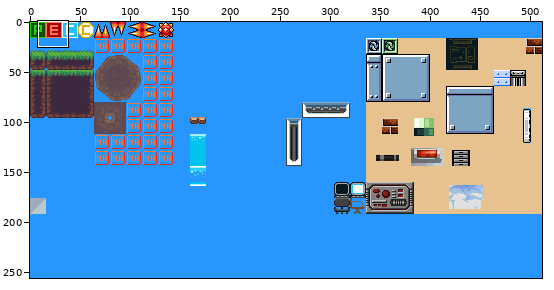
Two states of a sprite sheet, Mushketeers.gmx/GFX/tiles.png. The picture above shows the old version from afar; the outline marks the close-up.
Close-up. Old version:
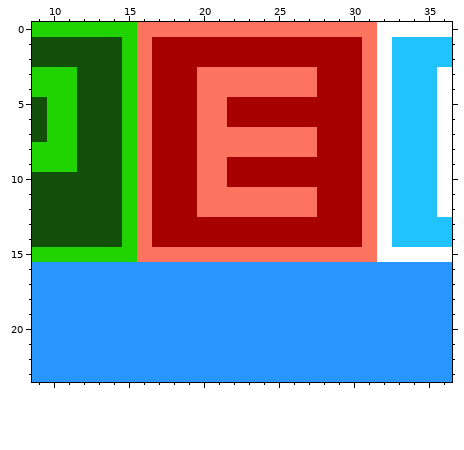
The file is 512x256 pixels. Colours within 5 levels of each other are drawn and written as one. Shown: x 9..36, y 0..23.
Now the later version:
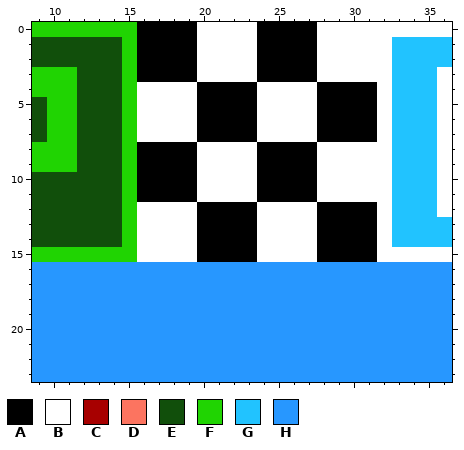
Palette (. is transparent): A #000000  B #ffffff  C #a70000  D #fc7460  E #114f0b  F #20d402  G #21c3ff  H #2797ff
Change:
y 0: x 16..31 DDDDDDDDDDDDDDDD -> AAAABBBBAAAABBBB
y 1..2: x 16..31 DCCCCCCCCCCCCCCD -> AAAABBBBAAAABBBB
y 3: x 16..31 DCCCDDDDDDDDCCCD -> AAAABBBBAAAABBBB
y 4: x 16..31 DCCCDDDDDDDDCCCD -> BBBBAAAABBBBAAAA
y 5..6: x 16..31 DCCCDDCCCCCCCCCD -> BBBBAAAABBBBAAAA
y 7: x 16..31 DCCCDDDDDDDDCCCD -> BBBBAAAABBBBAAAA
y 8: x 16..31 DCCCDDDDDDDDCCCD -> AAAABBBBAAAABBBB
y 9..10: x 16..31 DCCCDDCCCCCCCCCD -> AAAABBBBAAAABBBB
y 11: x 16..31 DCCCDDDDDDDDCCCD -> AAAABBBBAAAABBBB
y 12: x 16..31 DCCCDDDDDDDDCCCD -> BBBBAAAABBBBAAAA
y 13..14: x 16..31 DCCCCCCCCCCCCCCD -> BBBBAAAABBBBAAAA
y 15: x 16..31 DDDDDDDDDDDDDDDD -> BBBBAAAABBBBAAAA
Pixel boxes of the changes (left, top, right, bottom) in both close-ups:
changed: (137, 22, 377, 262)
